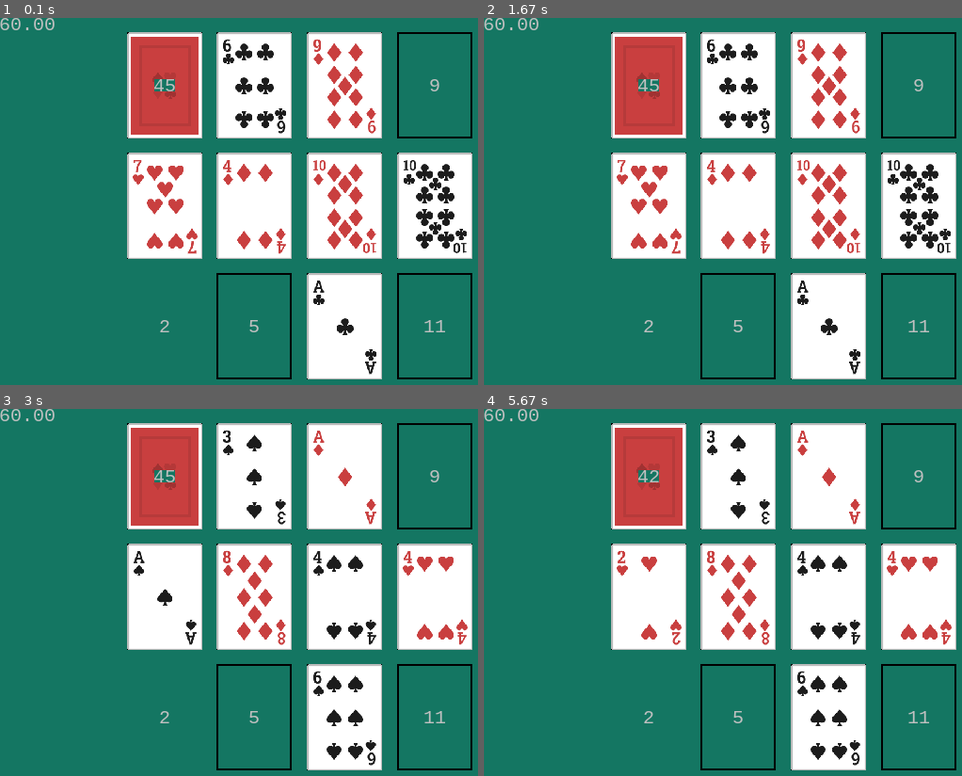
Above: before the commit, frames 1-4 (two rows, left to right).
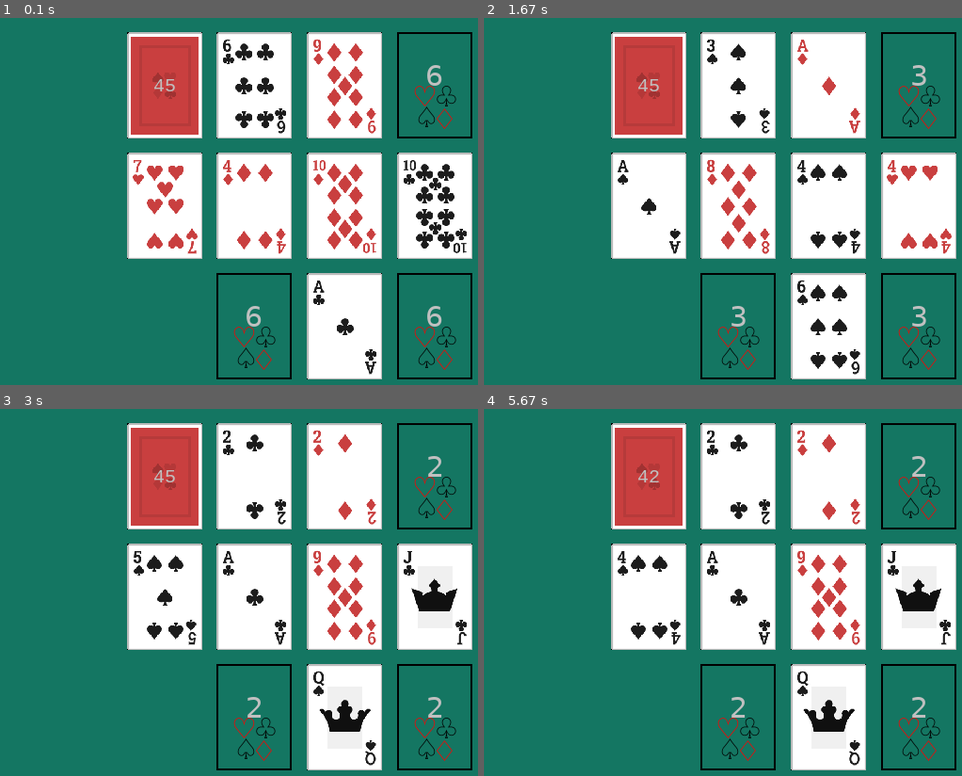
Above: after the commit, the same moments.

Repository: alexetsnyder/OuroborosPython
Game: pygame game, started from Pygame/FourSeasons/game.py
Same seed, same stepped clock (60 frames per second), same inputs: the game is played once before the commit and once after it.
Inputs (mouse positions are in pixels of both pictures, inside the frame that each line leads up to):
- Up to frame 1 (0.1 s): no input
- Up to frame 2 (1.67 s): press the mouse at (641, 208) at 0.37 s; move the mouse to (742, 249) at 0.47 s; release the mouse at (842, 289) at 0.6 s; tap N at 0.67 s; hold Esc 1-1.47 s; move the mouse to (627, 65) at 1.03 s; hold Esc from 1.5 s (still down); move the mouse to (794, 245) at 1.53 s
- Up to frame 3 (3 s): release Esc at 1.97 s; tap R at 2 s; hold N from 2.83 s (still down); move the mouse to (109, 548) at 2.87 s
- Up to frame 4 (5.67 s): release N at 3.3 s; tap Esc at 3.33 s; hold Esc 4.17-4.63 s; move the mouse to (651, 526) at 4.2 s; click (636, 497) at 4.72 s; press the mouse at (636, 497) at 5.03 s; move the mouse to (694, 489) at 5.13 s; release the mouse at (746, 482) at 5.27 s; press the mouse at (636, 497) at 5.37 s; move the mouse to (636, 577) at 5.47 s; release the mouse at (636, 658) at 5.6 s

The runs differ from the first frame. In frame 1, 1.2% of the frame differs, in the area x 0-96%, y 0-96%; in frame 2, 7.1%, in the area x 0-98%, y 0-98%; in frame 3, 6.1%; in frame 4, 6.3%.

Commit message:
Game Works
Added win condition, fixed deck bug that was losing one card. Fixed different bugs with reseting and clearing. Refactored class position variables as a decorator, and added foundation tile text. Fixed issue where text, had background that was covering up other objects. Can redeal or pick a completely new deal.

Diff:
--- a/Pygame/FourSeasons/data_file.txt
+++ b/Pygame/FourSeasons/data_file.txt
@@ -1,5 +1,5 @@
 #DataFile
-DEBUG       = True
+DEBUG       = False
 WINDOW_SIZE = (640, 400)
 SAVE_FILE   = save_file.txt
 
--- a/Pygame/FourSeasons/events.py
+++ b/Pygame/FourSeasons/events.py
@@ -40,7 +40,9 @@
 	CustomEvent.CARD_MOTION       : 'CARD_MOTION',
 	CustomEvent.NEW_DEAL          : 'NEW_DEAL',
 	CustomEvent.FIRST_CARD        : 'FIRST_CARD',
-	CustomEvent.DRAW_ONE          : 'DRAW_ONE'
+	CustomEvent.DRAW_ONE          : 'DRAW_ONE',
+	CustomEvent.GAME_OVER         : 'GAME_OVER',
+	CustomEvent.RE_DEAL           : 'RE_DEAL'
 }
 
 PYGAME_MOUSE_BUTTON_TO_STRING = {
--- a/Pygame/FourSeasons/four_seasons.py
+++ b/Pygame/FourSeasons/four_seasons.py
@@ -5,11 +5,15 @@
 from structs import *
 
 #ToDo:
-#1) Special cases for A and K.
-#2) Tableue laying logic wrong.
-#3) Objects have a certain background.
-#4) Reshuffle issue with extra cards, and continues decrement.
-#5) Extra number or one less card, and missing cards.
+#1) Objects have a certain background.
+#2) Win Condition Center.
+#3) Undo button.
+#4) Timer.
+#5) Score.
+#6) Update Background of Foundation Tiles.
+#7) On Resize Cards.
+#8) Recenter count down text when one digit.
+#9) Only winable hands.
 
 def class_pause_events_decorator(cls):
 	class ClassWrapper (cls):
@@ -35,6 +39,7 @@
 class Card:
 	SOURCE_FOLDER = 'Cards'
 	CARD_BACK_IMAGE_FILE = 'cardBack_red5.png'
+	SUIT_FONT = 'segoeuisymbol'
 
 	def __init__(self, card_val, suit, tile_index, is_showing=False):
 		self.mouse_pos = (0, 0)
@@ -48,9 +53,7 @@
 		self.suit_char = SUITS_CHAR[suit]
 		self.suit_str = SUITS_STR[suit]
 		self.suit_color = SUITS_COLOR[suit]
-		self.front_color = Color.ALICE_BLUE
-		self.back_color = Color.DEEP_SKY_BLUE
-		self.rect = go.Rect((0, 0), (0, 0), False)
+		self.rect = go.Rect((0, 0), (0, 0), is_visible=False)
 		self.card_back = pygame.image.load('{0}/{1}'.format(Card.SOURCE_FOLDER, Card.CARD_BACK_IMAGE_FILE)).convert()
 		self.card_front = pygame.image.load('{0}/card{1}{2}.png'.format(Card.SOURCE_FOLDER, self.suit_str, self.card_str)).convert()
 		self.wire_events()
@@ -137,13 +140,13 @@
 
 	def wire_events(self):
 		imp.IMP().add_delegate(events.UserEvent(CustomEvent.TILE_CLICKED).create(self.on_tile_clicked))
-		imp.IMP().add_delegate(events.MouseRightButtonUpEvent().create(self.on_mouse_right_button_up))
 		imp.IMP().add_delegate(events.UserEvent(CustomEvent.NEW_DEAL).create(self.on_new_deal))
+		imp.IMP().add_delegate(events.UserEvent(CustomEvent.RE_DEAL).create(self.on_redeal))
 		imp.IMP().add_delegate(events.UserEvent(CustomEvent.DRAW_ONE).create(self.on_draw_one))
 
 	@function_pause_events_decorator
 	def on_draw_one(self, event):
-		if len(self.active_cards) <= Deck.SUIT_COUNT * Deck.CARD_COUNT:
+		if len(self.active_cards) < Deck.SUIT_COUNT * Deck.CARD_COUNT:
 			next_index = len(self.active_cards)
 			self.active_cards.append(next_index)
 			next_card = self.deck[next_index]
@@ -154,12 +157,8 @@
 		self.new_deal(event.tiles)
 
 	@function_pause_events_decorator
-	def on_mouse_right_button_up(self, event):
-		for i in self.active_cards:
-			card = self.deck[i]
-			if card.is_within(event.pos):
-				card.flip()
-				break
+	def on_redeal(self, event):
+		self.redeal(event.tiles)
 
 	@function_pause_events_decorator
 	def on_tile_clicked(self, event):
@@ -185,9 +184,15 @@
 		self.print_seed()
 		random.shuffle(self.deck)
 
+	def redeal(self, tiles):
+		return self.deal(tiles)
+
 	def new_deal(self, tiles):
+		self.shuffle()
+		return self.deal(tiles)
+
+	def deal(self, tiles):
 		self.reset()
-		self.shuffle()
 		deck_tile = tiles[DeckTile.INDEX]
 		deck_tile.reset()
 		self.draw_card(self.deck[0], tiles[FoundationTile.INDEXES[0]], deck_tile)
@@ -195,7 +200,7 @@
 		for i in range(1, Deck.DEALT_CARDS - 1):
 			self.draw_card(self.deck[i], tiles[TableueTile.INDEXES[i - 1]], deck_tile)
 		self.draw_card(self.deck[Deck.DEALT_CARDS - 1], tiles[DiscardTile.INDEX], deck_tile)
-		self.active_cards += [i for i in range(Deck.DEALT_CARDS + 1)]
+		self.active_cards += [i for i in range(Deck.DEALT_CARDS)]
 		return self
 
 	def draw_card(self, card, tile, deck_tile):
@@ -219,38 +224,27 @@
 		for i in self.active_cards:
 			self.deck[i].draw(surface)
 
+@go.plottable_decorator
 @class_pause_events_decorator
 class CardTile:
-	def __init__(self, left_top, size, index, is_visible=True, border=2):
+	def __init__(self, index, is_visible=True, border=2):
 		self.cards = []
 		self.index = index
 		self.border = border
-		self._set_size(size)
-		self._set_position(left_top)
-		self.rect = go.Rect(self.left_top, self.size, is_visible, Color.BLACK, self.border)
+		self.rect = go.Rect(self.left_top, self.size, width=self.border, color=Color.BLACK, is_visible=is_visible)
 		self.text = go.RenderText(str(self.index)).center_on(self.center)
 
 	def __str__(self):
-		return 'i : {} -> [{}]'.format(self.index, ','.join([str(card) for card in self.cards]))
-
-	def _set_size(self, size):
-		self.w, self.h = self.size = size
-
-	def _set_position(self, left_top):
-		self.left, self.top = self.left_top = left_top
-		self.right, self.bottom =  self.right_bottom = (self.left + self.w, self.top + self.h)
-		self.left_bottom = (self.left, self.bottom)
-		self.right_top = (self.right, self.top)
-		self.x, self.y = self.center = (self.left + self.w // 2, self.top + self.h // 2)
+		return '{} ∋ ({})'.format(self.index, ', '.join([str(card) for card in self.cards]))
+
+	def set_size(self, size):
+		if hasattr(self, 'rect'):
+			self.rect.set_size(self.size)
 
 	def set_position(self, left_top):
-		self._set_position(left_top)
-		self.text.center_on(self.center)
-		self.rect.set_position(self.left_top)
-
-	def set_size(self, size):
-		self._set_size(size)
-		self.rect.set_size(self.size)
+		if hasattr(self, 'text'):
+			self.text.center_on(self.center)
+			self.rect.set_position(self.left_top)
 
 	def is_within(self, position):
 		return self.rect.is_within(position)
@@ -280,9 +274,9 @@
 
 	def __init__(self, *args, **kargs):
 		super().__init__(*args, **kargs)
-		self.card_back = pygame.image.load('{0}/{1}'.format(Card.SOURCE_FOLDER, Card.CARD_BACK_IMAGE_FILE)).convert()
 		self.deck_count = 52
 		self.remaining_text = go.RenderText('{}'.format(self.deck_count)).center_on(self.center)
+		self.card_back = pygame.image.load('{0}/{1}'.format(Card.SOURCE_FOLDER, Card.CARD_BACK_IMAGE_FILE)).convert()
 		self.wire_events()
 
 	def wire_events(self):
@@ -294,7 +288,8 @@
 
 	def set_position(self, left_top):
 		super().set_position(left_top)
-		self.remaining_text.center_on(self.center)
+		if hasattr(self, 'remaining_text'):
+			self.remaining_text.center_on(self.center)
 
 	def update_text(self):
 		self.remaining_text.set_text('{}'.format(self.deck_count))
@@ -307,6 +302,7 @@
 		if self.deck_count > 0:
 			self.deck_count -= 1
 			self.update_text()
+			self.remaining_text.center_on(self.center)
 
 	def draw(self, surface):
 		super().draw(surface)
@@ -334,9 +330,17 @@
 
 class FoundationTile (CardTile):
 	INDEXES = [3, 5, 9, 11]
+
 	def __init__(self, *args, **kargs):
 		super().__init__(*args, **kargs)
 		self.first_card = None
+		self.font_size = 30
+		self.foundation_text = go.RenderText('', is_visible=False)
+		self.suits_list = [Suits.HEARTS, Suits.CLUBS, Suits.SPADES, Suits.DIAMONDS]
+		self.foundation_suits = []
+		for suit in self.suits_list:
+			font_info = go.FontInfo(font_size=self.font_size, font_color=SUITS_COLOR[suit], font_name=Card.SUIT_FONT)
+			self.foundation_suits.append(go.RenderText(SUITS_CHAR[suit], font_info=font_info, is_visible=False))
 		self.wire_events()
 
 	def wire_events(self):
@@ -344,7 +348,32 @@
 
 	@function_pause_events_decorator
 	def on_first_card(self, event):
-		self.first_card = event.card
+		card = event.card
+		font_info = go.FontInfo(font_size=self.font_size, font_name=Card.SUIT_FONT, font_color=card.suit_color)
+		self.foundation_text.set_font_info(font_info)
+		self.foundation_text.set_text(card.card_str)
+		self.foundation_text.center_on((self.x, self.y - 10))
+		self.foundation_text.set_visibility(True)
+		t_w = 0
+		for suit_text in self.foundation_suits[:2]:
+			t_w += suit_text.w
+		b_w = 0
+		for suit_text in self.foundation_suits[2:]:
+			b_w += suit_text.w
+		x, y = self.x - t_w // 4, self.y + self.foundation_text.h - 10
+		for suit_text in self.foundation_suits[:2]:
+			suit_text.center_on((x, y))
+			suit_text.set_visibility(True)
+			x += suit_text.w
+		x, y = self.x - b_w // 4, y + self.foundation_suits[0].h + 2
+		for i, suit_text in enumerate(self.foundation_suits[2:]):
+			if i == 0:
+				suit_text.center_on((x, y - 2))
+			else:
+				suit_text.center_on((x, y))
+			suit_text.set_visibility(True)
+			x += suit_text.w
+		self.first_card = card
 
 	def can_lay(self, card):
 		if any(self.cards):
@@ -355,8 +384,14 @@
 			return True
 		return False
 
-	def complete(self):
+	def is_complete(self):
 		return len(self.cards) == Deck.CARD_COUNT
+
+	def draw(self, surface):
+		super().draw(surface)
+		self.foundation_text.draw(surface)
+		for suit_text in self.foundation_suits:
+			suit_text.draw(surface)
 
 @class_pause_events_decorator
 class CardTiles:
@@ -400,15 +435,21 @@
 						max_area = area
 						selected_tile = tile
 			original_tile.pop()
-			print(selected_tile)
 			if selected_tile.can_lay(selected_card):
+				print('{} -> {}'.format(selected_card, selected_tile))
 				selected_tile.lay(selected_card)
 			else:
+				print('{} -> {}'.format(selected_card, original_tile))
 				original_tile.lay(selected_card)
-
-	@function_pause_events_decorator
-	def on_resize(self, event):
-		pass
+			if self.check_win():
+				events.UserEvent(CustomEvent.GAME_OVER).post()
+
+	def check_win(self):
+		win = True
+		for i in FoundationTile.INDEXES:
+			if not self.card_tiles[i].is_complete():
+				win = False
+		return win
 
 	def parse_tiles(self):
 		tile_dict = imp.IMP().config.try_get('CARD_TILES', {})
@@ -454,6 +495,10 @@
 		self.card_tiles.clear()
 		self.fill(*left_top, *new_size)
 
+	def reset(self):
+		for tile in self.card_tiles:
+			tile.cards.clear()
+
 	def find(self, index):
 		return self.card_tiles[index]
 
@@ -468,35 +513,19 @@
 		for tile in self.card_tiles:
 			tile.draw(surface)
 
+@go.plottable_decorator
 @class_pause_events_decorator
 class CardTable:
-	def __init__(self, position, size):
-		self.mw, self.mh = imp.IMP().config.try_get('CARD_TABLE_MARGINS', (0, 0))
-		self.set_size(size)
-		self.set_position(position)
-		self.card_tiles = CardTiles(self.left_top, self.size, (self.mw, self.mh))
+	def __init__(self):
+		self.card_tiles = CardTiles(self.left_top, self.size, (self.m_w, self.m_h))
 		self.deck = Deck().new_deal(self.card_tiles.find_all())
 		self.wire_events()
-
-	def set_size(self, size):
-		self.w, self.h = self.size = size
-		self.half_w, self.half_h = self.w / 2, self.h / 2
-
-	def set_position(self, position):
-		x, y = position
-		self.origin = position
-		self.x, self.y = self.center = (x + self.half_w, y +  self.half_h)
-		self.left, self.right = self.mw + x, x + self.w - self.mw
-		self.top, self.bottom = self.mh + y, y + self.h - self.mh
-		self.left_top = (self.left, self.top)
-		self.right_top = (self.right, self.top)
-		self.left_bottom = (self.left, self.bottom)
-		self.right_bottom = (self.right, self.bottom)
 
 	def wire_events(self):
 		imp.IMP().add_delegate(events.WindowResizeEvent().create(self.on_resize))
 		imp.IMP().add_delegate(events.MouseMotion().create(self.on_mouse_motion, quell=True))
-		imp.IMP().add_delegate(events.KeyDownEvent(pygame.K_r).create(self.on_new_deal))
+		imp.IMP().add_delegate(events.KeyDownEvent(pygame.K_r).create(self.on_redeal))
+		imp.IMP().add_delegate(events.KeyDownEvent(pygame.K_n).create(self.on_new_deal))
 
 	@function_pause_events_decorator
 	def on_resize(self, event):
@@ -506,12 +535,20 @@
 		events.UserEvent(CustomEvent.CARD_TABLE_RESIZE).post(tiles=self.card_tiles.find_all())
 
 	@function_pause_events_decorator
+	def on_redeal(self, event):
+		events.UserEvent(CustomEvent.RE_DEAL).post(tiles=self.card_tiles.find_all())
+
+	@function_pause_events_decorator
 	def on_new_deal(self, event):
-		events.UserEvent(CustomEvent.NEW_DEAL).post(tiles=self.card_tiles.find_all())
+		self.new_deal()
 
 	@function_pause_events_decorator
 	def on_mouse_motion(self, event):
 		events.UserEvent(CustomEvent.CARD_MOTION).post(pos=event.pos)
+
+	def new_deal(self):
+		self.card_tiles.reset()
+		events.UserEvent(CustomEvent.NEW_DEAL).post(tiles=self.card_tiles.find_all())
 
 	def update(self):
 		self.card_tiles.update()
--- a/Pygame/FourSeasons/game.py
+++ b/Pygame/FourSeasons/game.py
@@ -31,16 +31,16 @@
 class Game:
 	def __init__(self):
 		pygame.init()
+		self.size = imp.IMP().screen.size
 		self.elapsed = 1
+		self.is_win = False
 		self.previous = None
 		self.is_paused = False
 		self.SEC_PER_FRAME = 1 / 60
 		self.title = imp.IMP().config.try_get('GAME_NAME', 'Default Name')
-		self.card_table = fs.CardTable((0, 0), imp.IMP().screen.size)
-		self.frame_rate_func = lambda n : '{:.2f}'.format(n)
-		self.frame_rate_text = go.RenderText(self.frame_rate_func(0.00))
-		self.pause_text = go.RenderText('Paused', False, (0, 0), go.FontInfo(60, Color.BLUE))
-		self.pause_text.center_on(tuple(x // 2 for x in imp.IMP().screen.size))
+		self.card_table = fs.CardTable((0, 0), self.size, margins=imp.IMP().config.try_get('CARD_TABLE_MARGINS', (0, 0)))
+		self.pause_text = go.RenderText('Paused!', font_info=go.FontInfo(60, Color.BLUE), is_visible=False)
+		self.pause_text.center_on(tuple(x // 2 for x in self.size))
 		self.wire_events()
 		self.set_title()
 
@@ -48,6 +48,7 @@
 		imp.IMP().add_delegate(events.QuitEvent().create(self.on_quit))
 		imp.IMP().add_delegate(events.WindowResizeEvent().create(self.on_resize))
 		imp.IMP().add_delegate(events.KeyDownEvent(pygame.K_ESCAPE).create(self.on_pause))
+		imp.IMP().add_delegate(events.UserEvent(CustomEvent.GAME_OVER).create(self.on_game_over))
 
 	def set_title(self):
 		imp.IMP().screen.set_title(self.title)
@@ -63,9 +64,22 @@
 		self.pause_text.center_on((event.w // 2, event.h // 2))
 
 	def on_pause(self, event):
+		if self.is_paused and self.is_win:
+			self.is_win = False
+			self.pause_text.set_text('Paused!')
+			self.pause_text.center_on(self.center)
+			self.card_table.new_deal()
+		self.pause()
+
+	def on_game_over(self, event):
+		self.is_win = True
+		self.pause_text.set_text('Win!')
+		self.pause_text.center_on(self.center)
+		events.KeyDownEvent(pygame.K_ESCAPE).post()
+
+	def pause(self):
 		self.is_paused = not self.is_paused
 		self.pause_text.set_visibility(self.is_paused)
-		self.frame_rate_text.set_visibility(not self.is_paused)
 		if not self.is_paused:
 			self.previous = time.time()
 
@@ -78,27 +92,16 @@
 		self.previous = current
 
 	def update(self):
-		frame_rate_str = self.frame_rate_func(1 / self.elapsed)
-		self.frame_rate_text.set_text(frame_rate_str)
-		self.frame_rate_text.update()
 		self.card_table.update()
 
 	def draw(self):
 		imp.IMP().screen.fill(Color.TEAL_FELT)
-		self.frame_rate_text.draw(imp.IMP().screen.surface)
 		self.card_table.draw(imp.IMP().screen.surface)
 		self.pause_text.draw(imp.IMP().screen.surface)
 		imp.IMP().screen.flip()
 
 	def free(self):
 		pygame.quit()
-
-	def round_up(self, n):
-		int_n = int(n)
-		mod_10 = int_n % 10
-		if not mod_10 == 0:
-			int_n += (10 - mod_10)
-		return int_n
 
 	def run(self):
 		self.start()
--- a/Pygame/FourSeasons/go.py
+++ b/Pygame/FourSeasons/go.py
@@ -2,6 +2,13 @@
 import pygame
 from pygame import freetype
 from structs import *
+
+def round_up_10(n):
+	int_n = int(n)
+	mod_10 = int_n % 10
+	if not mod_10 == 0:
+		int_n += (10 - mod_10)
+	return int_n
 
 class Vector:
 	def __init__(self, *args):
@@ -35,32 +42,56 @@
 			new_vector.values[key] = self.values[key] - other.values[key]
 		return new_vector
 
-class GeometryObject:
-	def __init__(self, left_top, size, color, width=0, is_visible=True):
-		self.width = width
-		self.set_size(size)
+def plottable_decorator(cls):
+	class PlottableClass (cls):
+		def __init__(self, left_top, size, *args, margins=(0, 0), **kargs):
+			self.m_w, self.m_h = margins
+			self.set_size(size)
+			self.set_position(left_top)
+			super().__init__(*args, **kargs)
+
+		def set_size(self, size):
+			self.w, self.h = self.size = size
+			self.h_w, self.h_h = self.w // 2, self.h // 2
+			if hasattr(super(), 'set_size'):
+				super().set_size(size)
+
+		def set_position(self, left_top):
+			left, top = self.origin = left_top
+			self.left, self.right = left + self.m_w, left + self.w - self.m_w
+			self.top, self.bottom = top + self.m_h, top + self.h - self.m_h
+			self.left_top = (self.left, self.top)
+			self.left_bottom = (self.left, self.bottom)
+			self.right_top = (self.right, self.top)
+			self.right_bottom = (self.right, self.bottom)
+			self.x, self.y = self.center = self.left + self.h_w, self.top + self.h_h
+			if hasattr(super(), 'set_position'):
+				super().set_position(left_top)
+
+		def get_size(self):
+			if hasattr(super(), 'get_size'):
+				return super().get_size()
+			return self.size
+
+		def center_on(self, position):
+			x, y = position
+			w, h = self.get_size()
+			self.set_position((x - w // 2, y - h // 2))
+			return self
+
+		def move(self, dx, dy):
+			self.set_position((self.left + dx, self.top + dy))
+	return PlottableClass
+
+@plottable_decorator
+class BasicShape:
+	def __init__(self, color, is_visible=True):
 		self.set_color(color)
-		self.set_position(left_top)
 		self.set_visibility(is_visible)
 
 	def set_size(self, size):
-		self.w, self.h = self.size = size
-		self.surface = pygame.Surface(self.size)
+		self.surface = pygame.Surface(size)
 		self.clear(Color.TEAL_FELT)
-
-	def set_position(self, left_top):
-		self.left, self.top = self.left_top = left_top
-		self.right, self.bottom = (self.left + self.w, self.top + self.h)
-		self.right_top = (self.right, self.top)
-		self.left_bottom = (self.left, self.bottom)
-		self.right_bottom = (self.right, self.bottom)
-		self.center = self.left + self.w // 2, self.top + self.h // 2
-
-	def center_on(self, position):
-		x, y = position
-		w, h = self.get_size()
-		self.set_position((x - w // 2, y - h // 2))
-		return self
 
 	def set_color(self, color):
 		self.color = color
@@ -72,11 +103,25 @@
 			self.surface.set_alpha(255)
 		self.is_visible = is_visible
 
-	def get_area(self):
-		return self.w * self.h
-
-	def get_size(self):
-		return self.size
+	def update(self):
+		pass
+
+	def clear(self, color):
+		self.surface.fill(color)
+
+	def draw_at(self, surface, position):
+		x, y = position
+		surface.blit(self.surface, (int(x), int(y)))
+		self.clear(Color.TEAL_FELT)
+
+	def draw(self, surface):
+		surface.blit(self.surface, pygame.Rect((int(self.left), int(self.top)), (int(self.w), int(self.h))))
+		self.clear(Color.TEAL_FELT)
+
+class Rect (BasicShape):
+	def __init__(self, left_top, size, width=0, color=Color.SILVER, is_visible=True):
+		self.border_width = width
+		super().__init__(left_top, size, color, is_visible)
 
 	def is_within(self, position):
 		x1, y1 = position
@@ -97,23 +142,16 @@
 		top = max(self.top, r2.top)
 		return Rect((left, top), (right - left, bottom - top))
 
-	def move(self, dx, dy):
-		self.set_position((self.left + dx, self.top + dy))
-
-	def update(self):
-		pass
-
-	def clear(self, color):
-		self.surface.fill(color)
+	def get_area(self):
+		return self.w * self.h
 
 	def draw_at(self, surface, position):
-		x, y = position
-		surface.blit(self.surface, (int(x), int(y)))
-		self.clear(Color.TEAL_FELT)
+		pygame.draw.rect(self.surface, self.color, pygame.Rect((0, 0), (int(self.w), int(self.h))), self.border_width)
+		super().draw_at(surface, position)
 
 	def draw(self, surface):
-		surface.blit(self.surface, pygame.Rect((int(self.left), int(self.top)), (int(self.w), int(self.h))))
-		self.clear(Color.TEAL_FELT)
+		pygame.draw.rect(self.surface, self.color, pygame.Rect((0, 0), (int(self.w), int(self.h))), self.border_width)
+		super().draw(surface)
 
 class FontInfo:
 	def __init__(self, font_size=20, font_color=Color.SILVER, font_name='lucidaconsole'):
@@ -121,12 +159,21 @@
 		self.font_size = font_size
 		self.font_color = font_color
 
-class RenderText (GeometryObject):
-	def __init__(self, text_str, is_visible=True, left_top=(0, 0), font_info=FontInfo()):
+class RenderText (BasicShape):
+	def __init__(self, text_str, font_info=FontInfo(), is_visible=True):
 		self.text_str = text_str
 		self.font_info = font_info
 		self.font = self.create_font()
-		super().__init__(left_top, self.get_size(), font_info.font_color, 0, is_visible)
+		super().__init__((0, 0), self.get_size(), font_info.font_color, is_visible)
+
+	def set_visibility(self, is_visible):
+		self.is_visible = is_visible
+
+	def get_color(self):
+		if self.is_visible:
+			return self.color
+		else:
+			return Color.TRANSPARENT
 
 	def create_font(self):
 		return freetype.SysFont(self.font_info.font_name, self.font_info.font_size)
@@ -139,6 +186,10 @@
 		self.font_info.font_size = value
 		self.font = self.create_font()
 
+	def set_font_info(self, font_info):
+		self.font_info = font_info
+		self.font = self.create_font()
+
 	def get_size(self):
 		return self.font.get_rect(self.text_str).size
 
@@ -146,21 +197,7 @@
 		return self.font_info.font_size
 
 	def draw_at(self, surface, position):
-		self.font.render_to(self.surface, (0, 0), self.text_str, self.color)
-		super().draw_at(surface, position)
+		self.font.render_to(surface, position, self.text_str, self.get_color())
 
 	def draw(self, surface):
-		self.font.render_to(self.surface, (0, 0), self.text_str, self.color)
-		super().draw(surface)
-
-class Rect (GeometryObject):
-	def __init__(self, top_left, size, is_visible=True, color=Color.SILVER, width=0):
-		super().__init__(top_left, size, color, width, is_visible)
-
-	def draw_at(self, surface, position):
-		pygame.draw.rect(self.surface, self.color, pygame.Rect((0, 0), (int(self.w), int(self.h))), self.width)
-		super().draw_at(surface, position)
-
-	def draw(self, surface):
-		pygame.draw.rect(self.surface, self.color, pygame.Rect((0, 0), (int(self.w), int(self.h))), self.width)
-		super().draw(surface)
+		self.font.render_to(surface, self.left_top, self.text_str, self.get_color())
--- a/Pygame/FourSeasons/structs.py
+++ b/Pygame/FourSeasons/structs.py
@@ -32,6 +32,8 @@
 	NEW_DEAL          = 5
 	FIRST_CARD        = 6
 	DRAW_ONE          = 7
+	GAME_OVER         = 8
+	RE_DEAL           = 9
 
 class Suits:
 	DIAMONDS = 0
